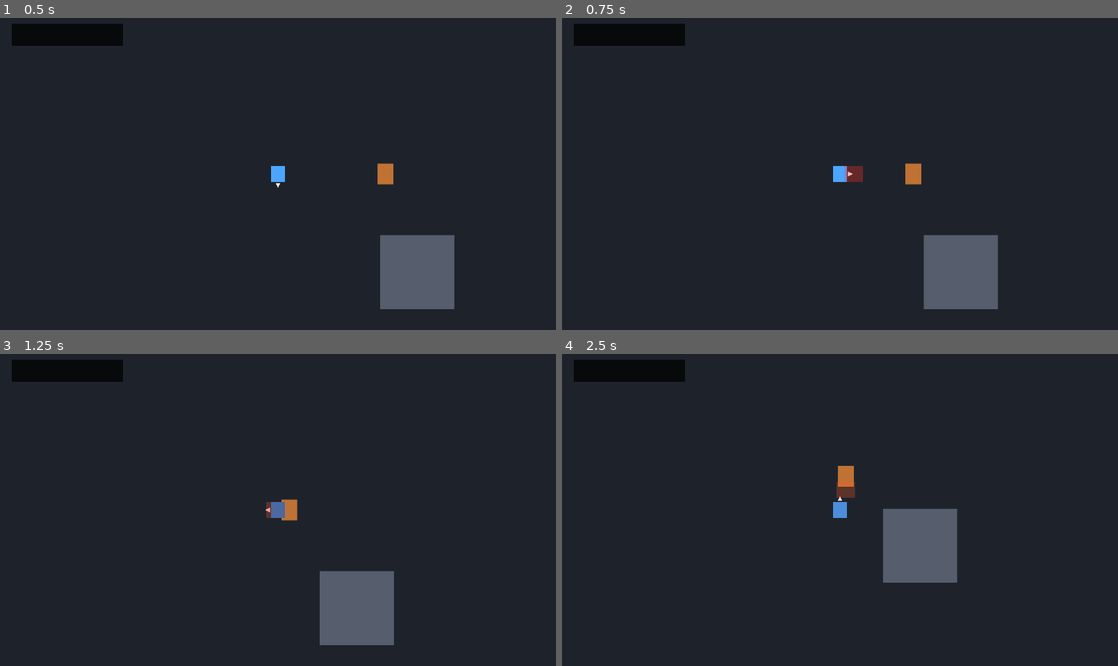
Above: before the commit, frames 1-4 (two rows, left to right).
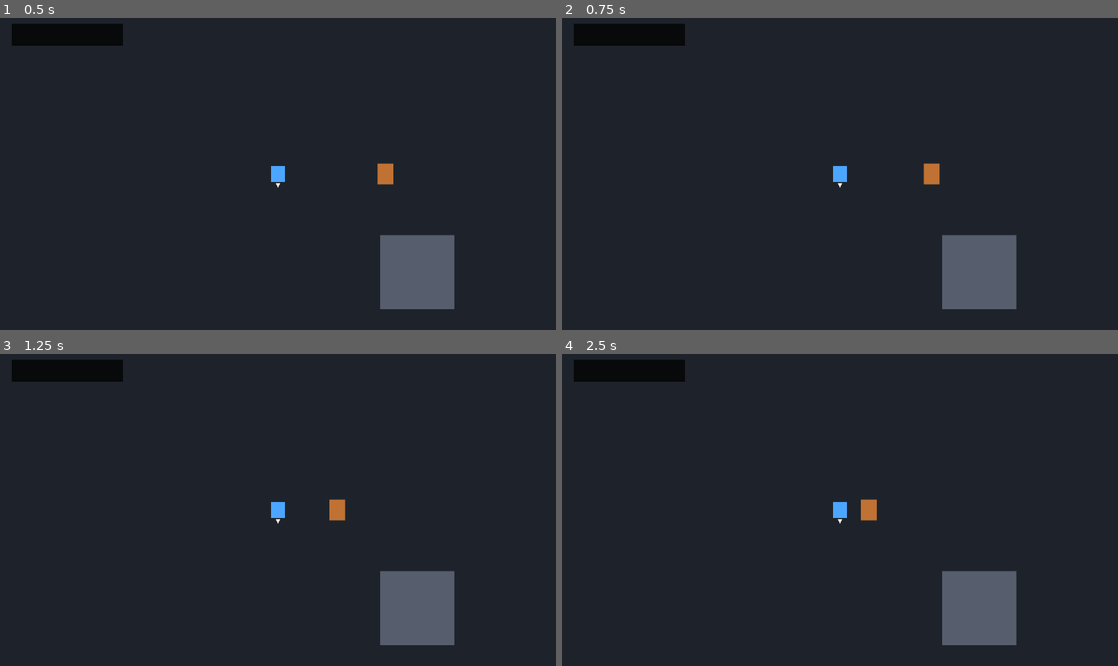
Above: after the commit, the same moments.

Repository: kikajima/dragonballsoullegacy
Game: Godot game, scene res://scenes/bootstrap/bootstrap.tscn
The game is run twice, just before and just after one commit, with the same random seed, the same clock (stepped at 60 frames per second) and the same inputs.
Inputs:
- Up to frame 1 (0.5 s): no input
- Up to frame 2 (0.75 s): hold D (move_right) from 0.53 s (still down); tap J (attack) at 0.6 s
- Up to frame 3 (1.25 s): keep holding D (move_right)
- Up to frame 4 (2.5 s): release D (move_right) at 1.28 s; hold S (move_down) 1.28-2.03 s; tap Shift (block) at 1.35 s; hold D (move_right) from 2.03 s (still down); hold L (charge_ki) from 2.03 s (still down)

Frame 1 is identical in both runs. In frame 2, 2.2% of the frame differs, in the area x 49-82%, y 46-94%; in frame 3, 5.7%; in frame 4, 6.8%, in the area x 48-82%, y 35-94%.
Error after the commit: Parse Error: Too many arguments for "setup()" call. Expected at most 1 but received 2. (res://combat/ki/ki_blast_component.gd:163)

Commit message:
feat: expose ki blast damage for progression

Diff:
--- a/combat/ki/ki_blast_component.gd
+++ b/combat/ki/ki_blast_component.gd
@@ -9,6 +9,7 @@
 @export var projectile_scene: PackedScene
 @export var ki_component_path: NodePath
 @export var ki_cost: float = 12.0
+@export var projectile_damage: int = 12
 
 # A referência do jogo original mostra uma preparação curta antes do
 # primeiro disparo e, depois, alternância direta entre os braços.
@@ -159,7 +160,7 @@
 
 	parent.add_child(projectile)
 	projectile.global_position = caster.global_position + direction * spawn_distance
-	projectile.setup(direction)
+	projectile.setup(direction, projectile_damage)
 
 	projectile_fired.emit(_cast_facing, _current_variant)
 	return true
